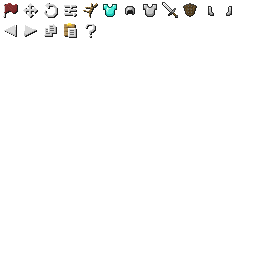
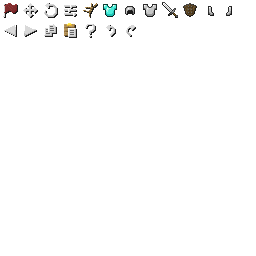
Revision of a layered 256 x 256 image; what changed, layer by layer:
added layer "Redo" above "Redo Shadow" over (126, 25, 135, 36)
added layer "Redo Shadow" above "Undo" over (127, 25, 136, 37)
added layer "Undo" above "Undo Shadow" over (106, 25, 115, 36)
added layer "Undo Shadow" above "Help" over (107, 25, 116, 37)
